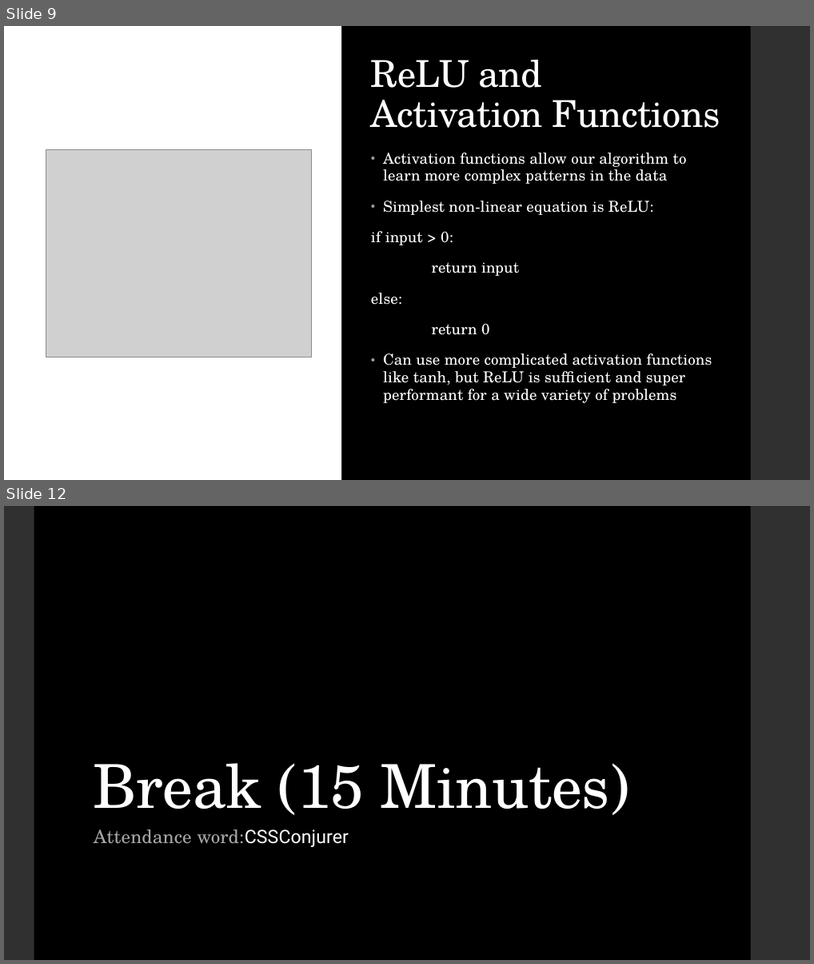
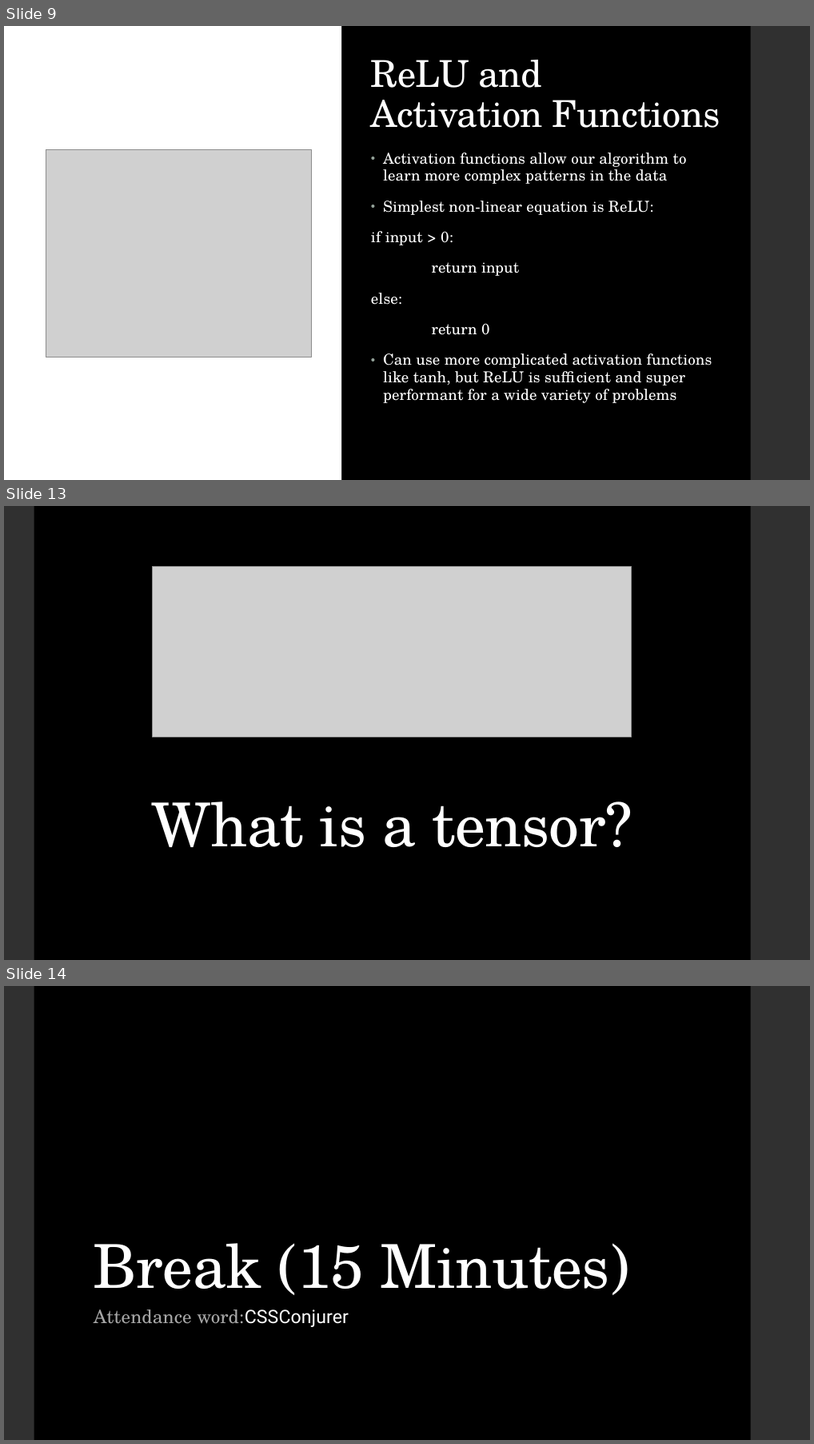
Before and after one commit to LaunchCoderGirlSTL/Data-Science-Assignments, a slide deck: course_material/week_18/week_18_presentation.pptx. Shown one above the other, each under a label of ours: slides 9 and 12 before the commit, slides 9, 13 and 14 after it; the slides between them are not shown. The pictures are 814x964 and 814x1444 pixels, drawn with LibreOffice and Linux fonts; fonts in the diff are those of the drawing; grey boxes stand for pictures. Boxes give left, top, right and bottom in pixels: in the first picture for what was removed or moved away, otherwise in the second. Text is boxed around its words. In the diff, an @@ line names an element or a change of style, - is before the commit and + after.

```diff
--- a/course_material/week_18/week_18_presentation.pptx
+++ b/course_material/week_18/week_18_presentation.pptx
@@ slide 13 added at [4,506,810,960], background #000000 @@
@@ rectangle added at [4,506,34,960], fill #303030 @@
@@ rectangle added at [751,506,810,960], fill #303030 @@
@@ picture added at [153,567,632,736] @@
@@ title added at [152,801,633,847], 72 pt, text #FFFFFF @@
+What is a tensor?
@@ what was slide 12 is now slide 14 @@
```
Also in this commit, not shown: 3 slides changed, 1 other slide added, 2 other files.
